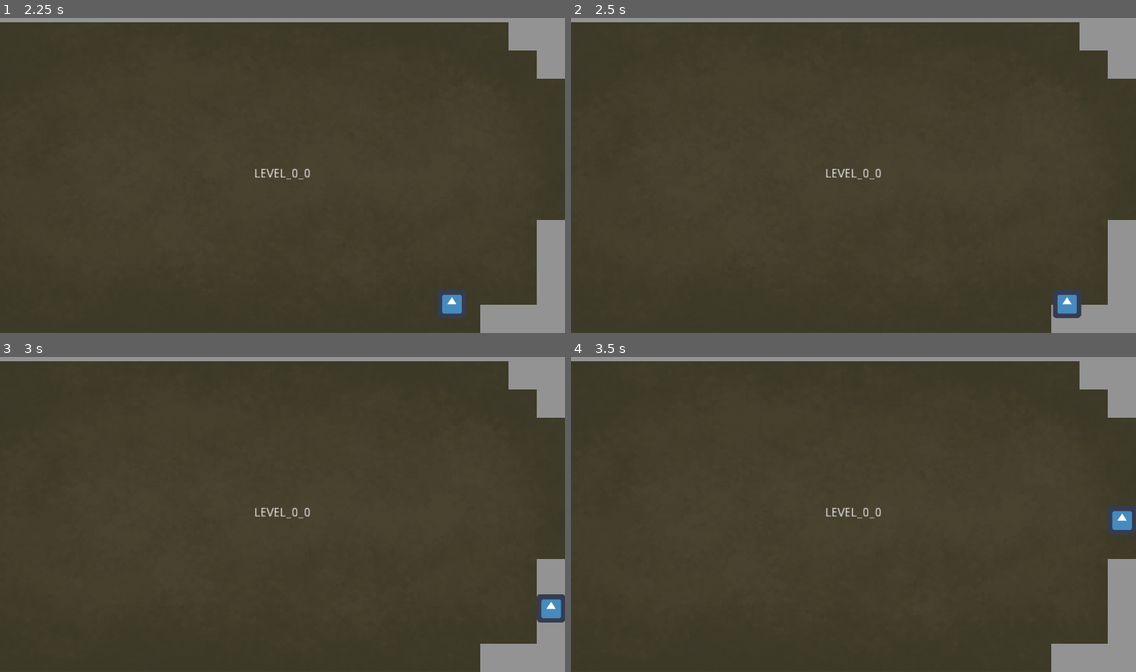
Above: before the commit, frames 1-4 (two rows, left to right).
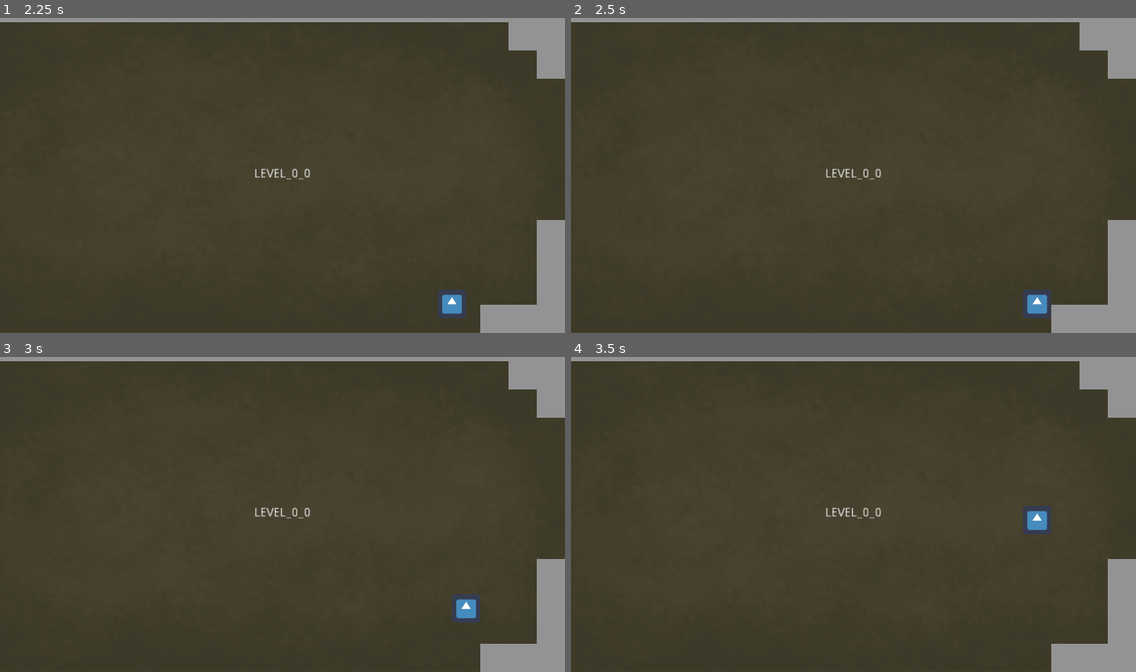
Above: after the commit, the same moments.

Repository: TastyPoisonGames/toa-levels
Game: Godot game, scene res://src/World.tscn
Two runs of this game, one before a commit and one after it. Both use one fixed random seed, a clock stepped at 60 frames per second and the inputs below. The engine's default icon, where the game draws it, is replaced by a stand-in: a white triangle on a blue panel in a dark square.
Inputs:
- Up to frame 1 (2.25 s): tap Enter at 0.5 s; hold Right (ui_right) 0.53-1.28 s; hold Down (ui_down) 1.28-2.03 s; hold Right (ui_right) from 2.03 s (still down)
- Up to frame 2 (2.5 s): keep holding Right (ui_right)
- Up to frame 3 (3 s): release Right (ui_right) at 2.78 s; hold Up (ui_up) from 2.78 s (still down)
- Up to frame 4 (3.5 s): keep holding Up (ui_up)

Frame 1 is identical in both runs. In frame 2, 0.9% of the frame differs, in the area x 80-91%, y 86-96%; in frame 3, 0.9%, in the area x 80-100%, y 75-85%; in frame 4, 0.9%.

Commit message:
collision shape

Diff:
--- a/src/Player.tscn
+++ b/src/Player.tscn
@@ -3,7 +3,8 @@
 [ext_resource path="res://icon.png" type="Texture" id=1]
 [ext_resource path="res://src/Player.gd" type="Script" id=2]
 
-[sub_resource type="CircleShape2D" id=1]
+[sub_resource type="RectangleShape2D" id=1]
+extents = Vector2( 32, 32 )
 
 [node name="Player" type="KinematicBody2D"]
 script = ExtResource( 2 )
--- a/src/World.tscn
+++ b/src/World.tscn
@@ -12,6 +12,12 @@
 
 [sub_resource type="RectangleShape2D" id=2]
 extents = Vector2( 288, 8 )
+
+[sub_resource type="ConvexPolygonShape2D" id=4]
+points = PoolVector2Array( 64, 64, 0, 64, 0, 0, 64, 0 )
+
+[sub_resource type="ConvexPolygonShape2D" id=5]
+points = PoolVector2Array( 0, 0, 64, 0, 64, 64, 0, 64 )
 
 [sub_resource type="TileSet" id=3]
 0/name = "Tiles.png 0"
@@ -80,9 +86,22 @@
 4/navigation_offset = Vector2( 0, 0 )
 4/shape_offset = Vector2( 0, 0 )
 4/shape_transform = Transform2D( 1, 0, 0, 1, 0, 0 )
+4/shape = SubResource( 4 )
 4/shape_one_way = false
-4/shape_one_way_margin = 0.0
-4/shapes = [  ]
+4/shape_one_way_margin = 1.0
+4/shapes = [ {
+"autotile_coord": Vector2( 0, 0 ),
+"one_way": false,
+"one_way_margin": 1.0,
+"shape": SubResource( 4 ),
+"shape_transform": Transform2D( 1, 0, 0, 1, 0, 0 )
+}, {
+"autotile_coord": Vector2( 0, 0 ),
+"one_way": false,
+"one_way_margin": 1.0,
+"shape": SubResource( 5 ),
+"shape_transform": Transform2D( 1, 0, 0, 1, 0, 0 )
+} ]
 4/z_index = 0
 5/name = "Tiles.png 5"
 5/texture = ExtResource( 6 )
Not shown: 1 places in src/World.tscn that only renumber resources
